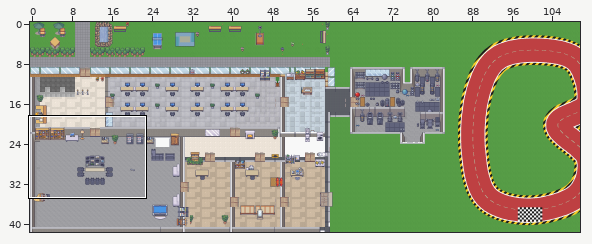
Level history. Tiled map (JSON): client/public/maps/default.built.tmj. The first picture is a wide view before the edit; the outline marks the close-up.
Close-up. Before the edit:
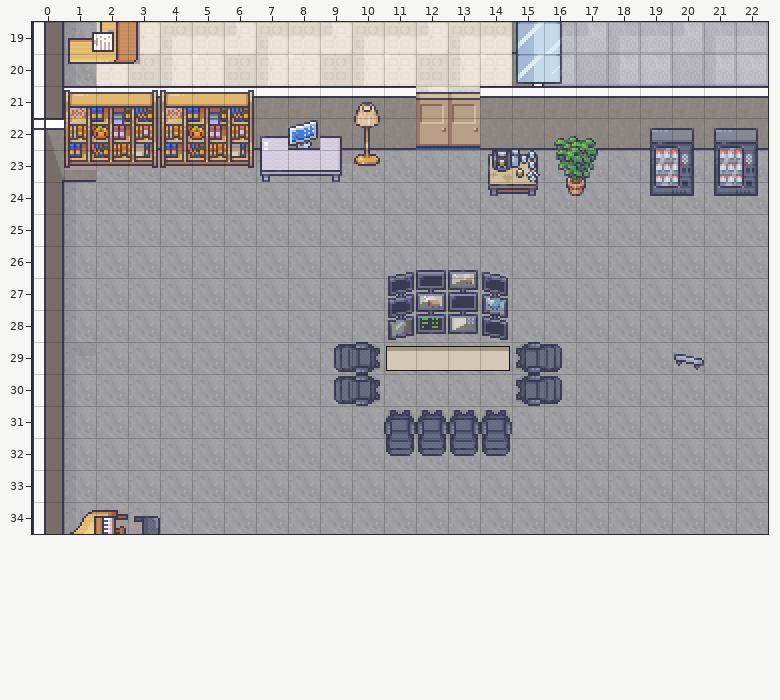
Cells are 32x32 px. Shown: x 0..22, y 19..34.
New version:
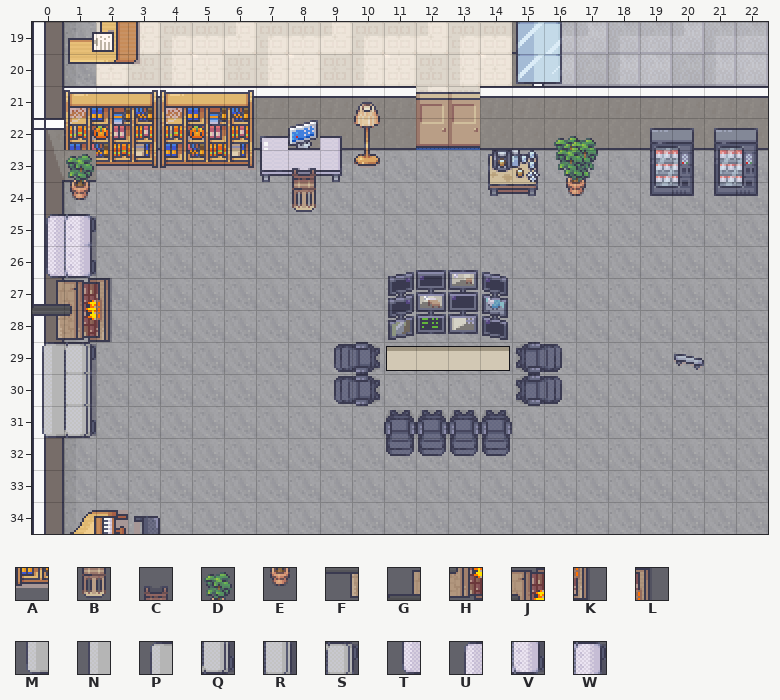
Key: from "Interiors_32x32": A 101; from "livingroom": B 300 turned 180, C 316 turned 180, D 332, E 348, F 388 turned 270, G 389 turned 270, H 404 turned 270, J 405 turned 270, K 420 turned 270, L 421 turned 270, M 452 turned 270, N 453 turned 270, P 454 turned 270, Q 468 turned 270, R 469 turned 270, S 470 turned 270, T 487 turned 270, U 488 turned 270, V 503 turned 270, W 504 turned 270.
_ is an empty cell.
The author wrote: chore(map): édition Tiled — meubles salon (coin bas-gauche) Co-Authored-By: Claude Opus 4.8 (1M context) <noreply@anthropic.com>
The edit:
Layer "furniture":
y 23: x 1 A -> D
y 24: x 1 _ -> E
y 25: x 0..1 __ -> UW
y 26: x 0..1 __ -> TV
y 29: x 0..1 __ -> PS
y 30: x 0..1 __ -> NR
y 31: x 0..1 __ -> MQ
Layer "decoration":
y 23: x 8 _ -> C
y 24: x 8 _ -> B
y 27: x 0..2 ___ -> GJL
y 28: x 0..2 ___ -> FHK
Changed places in both close-ups, as pixel boxes (x1, y1, x2, y2):
changed: (32, 150, 112, 438)
added: (292, 168, 316, 212)
